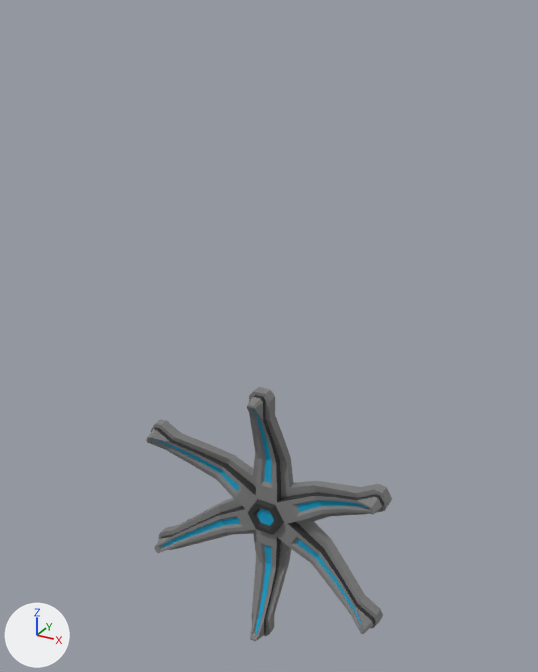
Before and after pictures for a commit that changed the FBX model DualSource/FlightDeck/Meshes/SM_AircraftLoaderClamp.FBX.
Camera for both pictures: a 50 mm camera at (1.32, -1.19, 2.06) aimed at (-0.17, 1.52, 0.7). The axes (+X, +Y, +Z) are drawn at lower left. The lights are the same throughout.
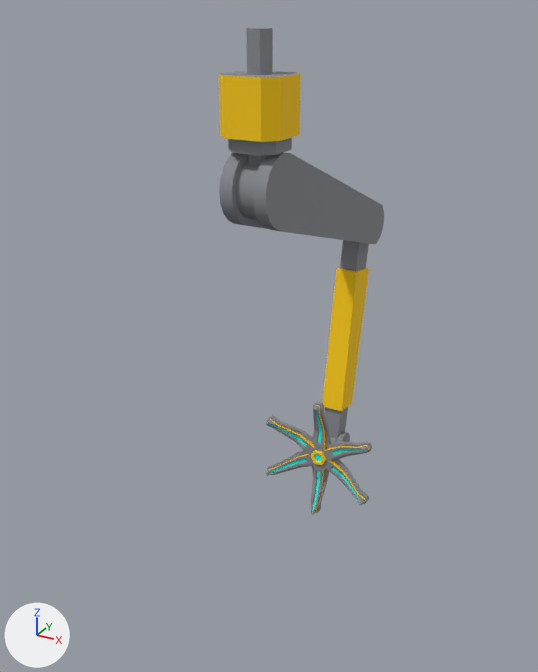
Boxes (x1, y1, x2, y2) around the edits, measured in the pictures (538 x 672 px):
'Cylinder002', reshaped, moved, rescaled (33% narrower, 90% taller)
    before: (146, 387, 392, 642)
    after: (219, 28, 384, 514)
part 1 of me_mesh, added
    after: (330, 432, 350, 443)
part 2 of me_mesh, added
    after: (219, 153, 384, 244)
part 3 of me_mesh, added
    after: (219, 28, 301, 165)
part 4 of me_mesh, added (yellow)
    after: (322, 240, 369, 439)
part 5 of me_mesh, recoloured
    before: (150, 403, 374, 640)
    after: (267, 408, 365, 513)
part 6 of me_mesh, recoloured
    before: (257, 509, 274, 526)
    after: (314, 454, 322, 461)

Diff of the bpy script that builds the scene:
```diff
--- a/DualSource/FlightDeck/Meshes/SM_AircraftLoaderClamp.FBX.py
+++ b/DualSource/FlightDeck/Meshes/SM_AircraftLoaderClamp.FBX.py
@@ mat_material__37 @@
+mat_material__37 = principled_material('Material #37')
+mat_material__37.base_color = (0.0, 1.0, 0.847)  # cyan #00ffed
+mat_material__37.roughness = 0.859
@@ mat_material__35 @@
+mat_material__35 = principled_material('Material #35')
+mat_material__35.base_color = (0.251, 0.263, 0.286)  # grey #898c92
+mat_material__35.roughness = 0.859
@@ mat_material__36 @@
+mat_material__36 = principled_material('Material #36')
+mat_material__36.base_color = (1.0, 0.612, 0.0)  # yellow #ffcd00
+mat_material__36.roughness = 0.859
@@ me_mesh @@
 # used by ob_cylinder002; location = (0.0, 0.0, 0.0); rotation_euler = (1.571, 0.0, 0.0), in degrees (90, 0, 0); scale = (0.00408, 0.00408, 0.00408)
-me_mesh.from_pydata(...)  # 499 vertices, 516 faces; spans x -140.0..140.0, y -158.0..158.0, z -319.0..-260.0
-me_mesh.materials.append(mat_material__19)  # black #323232
+me_mesh.from_pydata(...)  # 977 vertices, 1930 faces; spans x -140.0..140.0, y -158.0..994.0, z -525.0..61.0
+# me_mesh part 1: a new loose piece of 178 vertices spanning x -43.0..34.0, y -33.0..33.0, z -408.0..-320.0
+# me_mesh part 2: a new loose piece of 176 vertices spanning x -53.0..47.0, y 509.0..795.0, z -525.0..61.0
+# me_mesh part 3: a new loose piece of 64 vertices spanning x -59.0..59.0, y 726.0..994.0, z -61.0..58.0
+# me_mesh part 4: a new loose piece of 60 vertices spanning x -27.0..26.0, y -20.0..590.0, z -512.0..-352.0
+# me_mesh part 5: 36 faces spanning x -134.0..134.0, y -151.0..151.0, z -301.0..-260.0 switch from mat_01___default (grey #7f7f7f) to mat_material__35 (grey #898c92)
+# me_mesh part 6: 6 faces spanning x -11.0..11.0, y -10.0..10.0, z -289.0 switch from mat_material__20 (cyan #00a2cd) to mat_material__37 (cyan #00ffed)
+me_mesh.materials.append(mat_material__36)  # yellow #ffcd00
@@ ob_cylinder002 @@
 ob_cylinder002 = bpy.data.objects.new('Cylinder002', me_mesh)
-ob_cylinder002.location = (0.0, 0.0, 0.0)
+ob_cylinder002.location = (0.0, 1.141, 0.0)
 ob_cylinder002.rotation_euler = (1.571, 0.0, 0.0)  # degrees (90, 0, 0)
-ob_cylinder002.scale = (0.00408, 0.00408, 0.00408)
+ob_cylinder002.scale = (0.00201, 0.00201, 0.00201)
```
